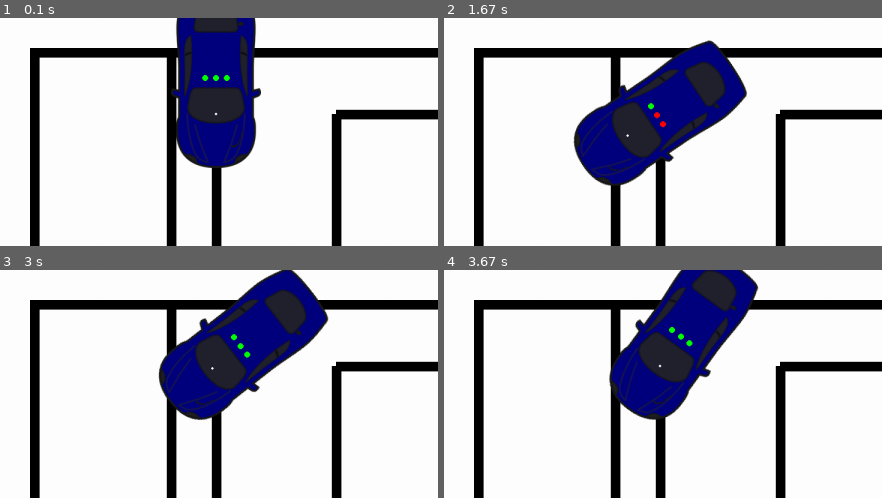
Above: before the commit, frames 1-4 (two rows, left to right).
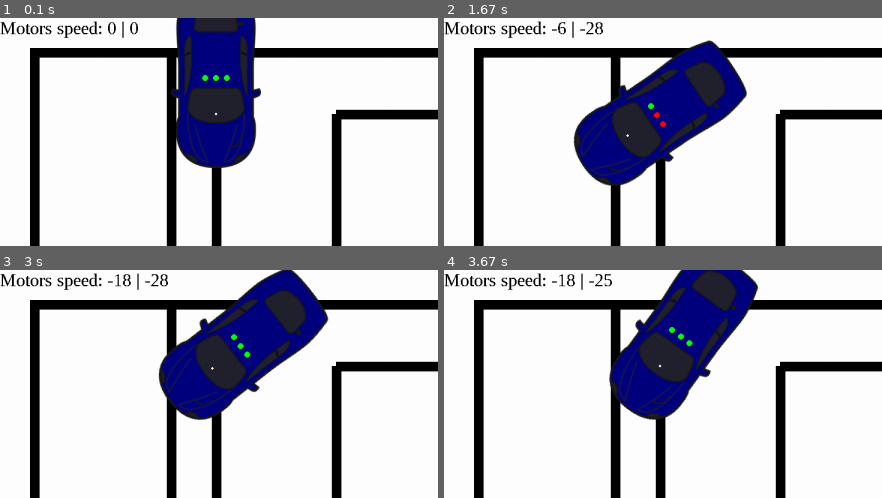
Above: after the commit, the same moments.

Repository: antoinebertoux/projet-BA2-lectrom-c
Game: pygame game, started from simulation.py
Two runs of this game, one before a commit and one after it. Both use one fixed random seed, a clock stepped at 60 frames per second and the inputs below.
Inputs:
- Up to frame 1 (0.1 s): no input
- Up to frame 2 (1.67 s): hold L 0.33-0.8 s; hold Right 0.33-0.8 s; hold Right 0.83-1.3 s; tap J at 0.9, 1.2, 1.4 s; tap U at 0.98 s; hold Up 1.33-1.63 s
- Up to frame 3 (3 s): hold Right 1.67-2.13 s; tap J at 1.73, 2.03, 2.23, 2.53, 2.8 s; hold Left 2.17-2.7 s; tap U at 2.32 s; hold Down from 2.73 s (still down)
- Up to frame 4 (3.67 s): release Down at 3.03 s; tap O at 3.07 s; hold Left from 3.4 s (still down); tap J at 3.47 s; tap U at 3.55 s
The pictures show only the part of the screen within x 0-50%, y 0-50%; the shares and areas given below are measured in that part.

The runs differ from the first frame. In frame 1, 0.8% of the frame differs, in the area x 0-32%, y 1-9%; in frame 2, 0.9%; in frame 3, 0.9%, in the area x 0-39%, y 1-9%; in frame 4, 0.9%.

Commit message:
added motor speed display

Diff:
--- a/simulation.py
+++ b/simulation.py
@@ -89,6 +89,8 @@
 pygame.init()
 pygame.display.set_caption('Simulation groupe 10')
 clock = pygame.time.Clock()
+pygame.font.init()
+myfont = pygame.font.SysFont('Times New Roman', 30)
 
 background, tube_point_list = get_background()
 tube_point_list = random.sample(tube_point_list, 6)
@@ -105,6 +107,10 @@
 
 x_change = 0
 y_change = 0
+speed_left = 0
+speed_right = 0
+speed_left_change = 0
+speed_right_change = 0
 car_speed = 0
 angle_change = 0
 angle = 270
@@ -127,6 +133,15 @@
                     speed = 4
                 elif event.key == pygame.K_DOWN:
                     speed = -4
+                elif event.key == pygame.K_u:
+                    speed_left_change = 1
+                elif event.key == pygame.K_j:
+                    speed_left_change = -1
+                elif event.key == pygame.K_o:
+                    speed_right_change = 1
+                elif event.key == pygame.K_l:
+                    speed_right_change = -1
+
                 elif event.key == pygame.K_q:
                     pygame.quit();
                     sys.exit()
@@ -135,6 +150,10 @@
                     angle_change = 0
                 elif event.key == pygame.K_UP or event.key == pygame.K_DOWN:
                     speed = 0
+                elif event.key == pygame.K_u or event.key == pygame.K_j:
+                    speed_left_change = 0
+                elif event.key == pygame.K_o or event.key == pygame.K_l:
+                    speed_right_change = 0
 
     angle += angle_change
     angle = angle%360
@@ -142,6 +161,9 @@
     x += int(speed * math.cos(math.radians(angle)))
     y += int(- speed * math.sin(math.radians(angle)))
 
+
+    speed_left += speed_left_change
+    speed_right += speed_right_change
     car.set_pos((x,y))
     car.set_angle(angle)
 
@@ -150,4 +172,6 @@
     for tube in tube_list:
         tube.draw(screen)
     car.draw(screen)
+    text = myfont.render('Motors speed: '+str(speed_left)+' | '+str(speed_right), False, black)
+    screen.blit(text,(0,0))
     pygame.display.update()
